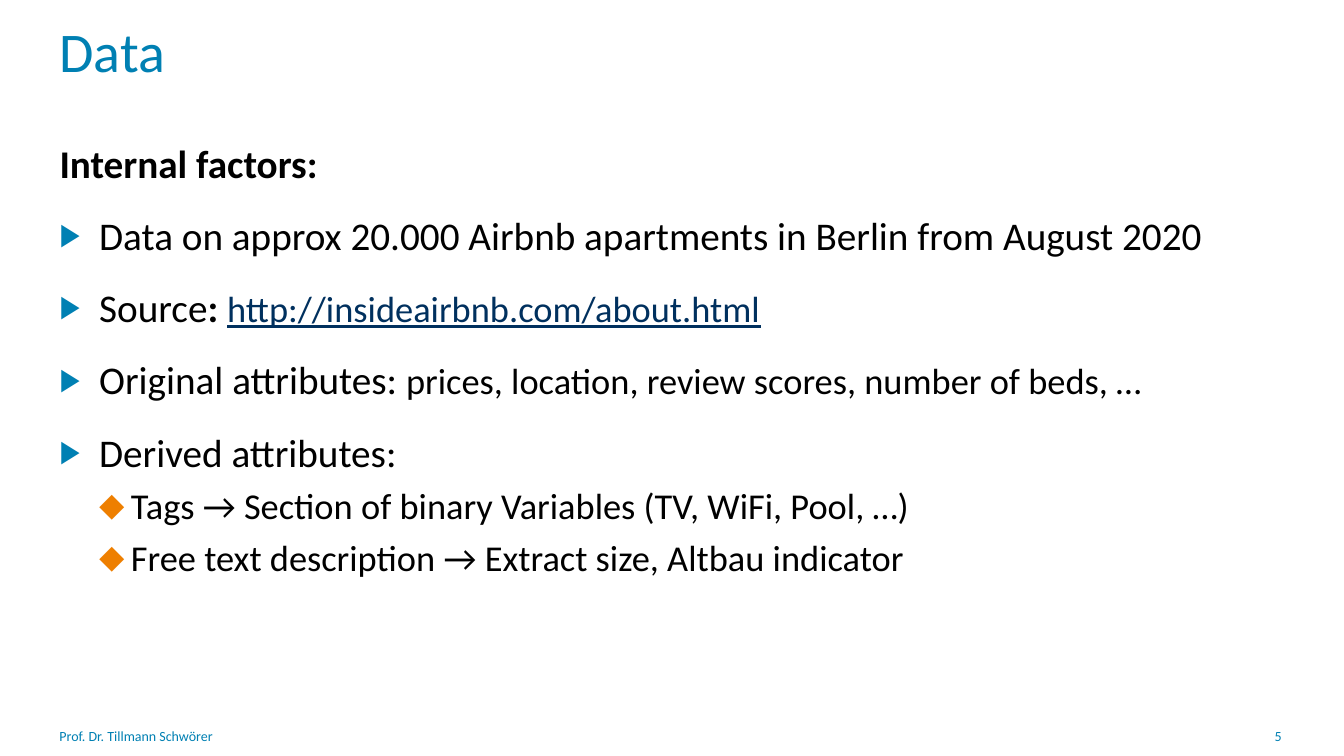
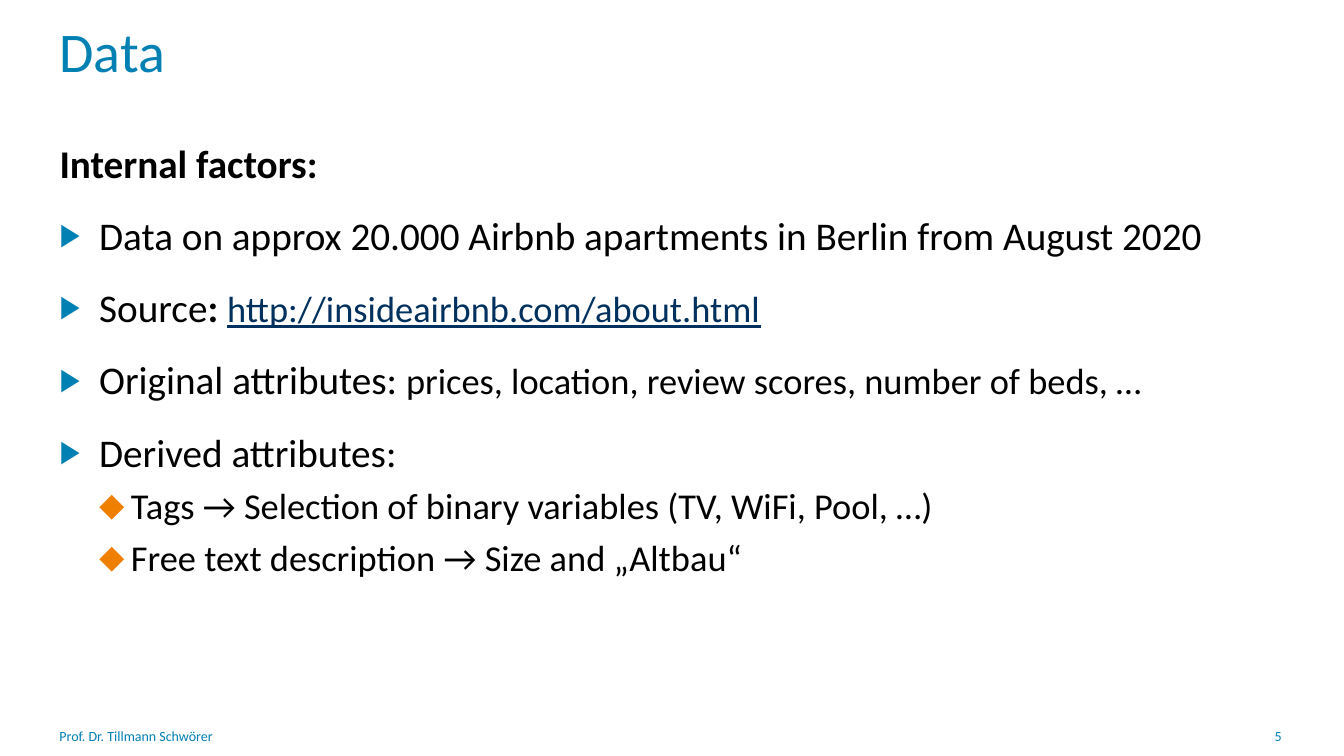
Before and after one commit to tillschwoerer/airbnb, a slide deck: slide 5 of slides/picking-holiday-flat.pptx. Drawn at 1344x756 pixels with LibreOffice and Linux fonts; fonts in the diff are those of the drawing; background and template pictures are left out. Boxes give left, top, right and bottom in pixels: in the first picture for what was removed or moved away, otherwise in the second. Text is boxed around its words. In the diff, an @@ line names an element or a change of style, - is before the commit and + after.

```diff
--- a/slides/picking-holiday-flat.pptx
+++ b/slides/picking-holiday-flat.pptx
@@ text at (131,492,888,577): text changed @@
-  ⬥ Tags → Section of binary Variables (TV, WiFi, Pool, …)
-  ⬥ Free text description → Extract size, Altbau indicator
+  ⬥ Tags → Selection of binary variables (TV, WiFi, Pool, …)
+  ⬥ Free text description → Size and „Altbau“
```
Also in this commit, not shown: 6 other slides changed, 1 slide added.
